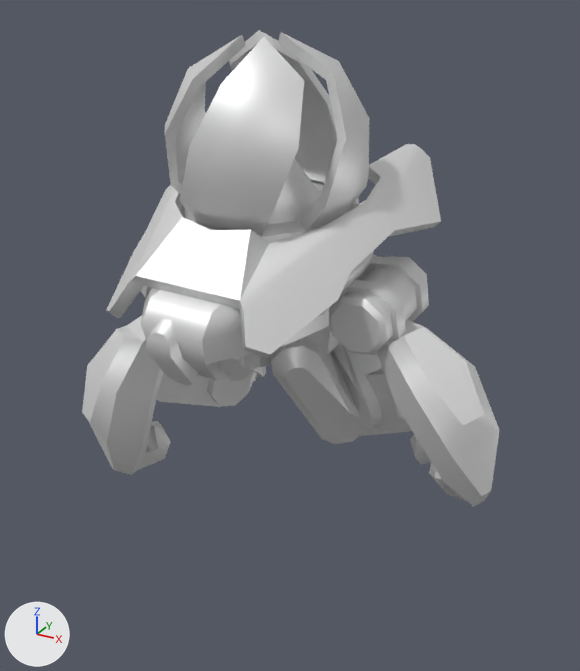
One commit to the glTF model legajamk.glb: the scene before it, then after it.
Both versions are drawn from a 50 mm lens placed at (28.1, -48.0, 32.5), pointed at (2.5, -1.6, 9.2). Every picture has the same lights, and +X, +Y and +Z are marked at lower left. The older version comes first.

The first picture shows 'Base', 'armor', 'dish1', 'dish2', 'dish3', 'dish4', 'dishbase', 'footbl', 'footbr', 'legbl', 'thighbl', 'thighbr', 'thighfl', 'thighfr' and 3 more.
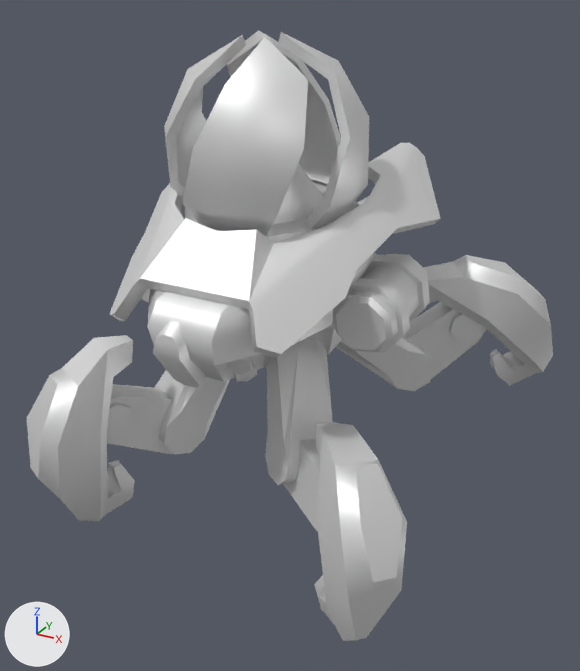
Location of each change, (x1, y1, x2, y2) in pixels of the pictures (580 x 671 px):
'armor', turned: before (106, 144, 441, 358); after (109, 143, 441, 358)
'footbl', turned: before (378, 319, 500, 507); after (423, 255, 553, 386)
'Base', turned: before (140, 198, 429, 386); after (142, 253, 430, 388)
'dish4', turned: before (180, 37, 304, 235); after (183, 37, 308, 235)
'footfl', turned (mostly hidden before): before (380, 366, 431, 464); after (307, 422, 407, 641)
'footfr', turned (not visible before): after (27, 335, 135, 521)
'footbr', turned (not visible afterwards): before (82, 316, 183, 475)
'thighfl', turned: before (270, 340, 365, 444); after (265, 340, 333, 485)
'dish1', turned: before (278, 32, 370, 230); after (278, 32, 369, 229)
'thighbl', turned: before (330, 342, 382, 430); after (336, 334, 435, 391)
'dish2', turned: before (229, 30, 338, 183); after (227, 30, 341, 184)
'dish3', turned: before (165, 35, 246, 194); after (164, 35, 246, 198)
'thighfr', turned (mostly hidden before): before (250, 366, 266, 378); after (154, 370, 230, 455)
'legbl', turned: before (365, 368, 408, 430); after (406, 302, 487, 379)
'dishbase', turned: before (184, 159, 358, 243); after (184, 163, 359, 243)
'legfr', turned (not visible before): after (107, 384, 173, 454)
'legfl', turned (mostly hidden before): before (360, 427, 405, 436); after (284, 439, 320, 531)
'thighbr', turned (not visible afterwards): before (207, 367, 260, 406)
'legbr', turned (not visible afterwards): before (156, 375, 221, 407)

Patch to the scene script:
```diff
--- a/legajamk.glb.py
+++ b/legajamk.glb.py
@@ ob_base @@
 ob_base.location = (0.87, -0.53, 11.06)
-ob_base.rotation_euler = (0.113, 0.0164, -0.0248)  # degrees (6.5, 0.9, -1.4)
+ob_base.rotation_euler = (0.114, 0.0122, 0.0248)  # degrees (6.5, 0.7, 1.4)
@@ ob_thighbl @@
 ob_thighbl.location = (3.15, 3.15, -1.89)
-ob_thighbl.rotation_euler = (0.0953, -0.11, -0.555)  # degrees (5.5, -6.3, -32)
+ob_thighbl.rotation_euler = (-0.0548, -0.129, 0.556)  # degrees (-3.1, -7.4, 32)
@@ ob_thighbr @@
 ob_thighbr.location = (-3.15, 3.15, -1.89)
-ob_thighbr.rotation_euler = (-0.046, -0.0655, 1.106)  # degrees (-2.6, -3.8, 63)
+ob_thighbr.rotation_euler = (0.0837, -0.0219, -1.104)  # degrees (4.8, -1.3, -63)
@@ ob_thighfl @@
 ob_thighfl.location = (3.15, -3.15, -1.89)
-ob_thighfl.rotation_euler = (0.26, 0.289, 0.719)  # degrees (15, 17, 41)
+ob_thighfl.rotation_euler = (-0.251, 0.294, -0.72)  # degrees (-14, 17, -41)
@@ ob_thighfr @@
 ob_thighfr.location = (-3.15, -3.15, -1.89)
-ob_thighfr.rotation_euler = (0.131, -0.012, -1.069)  # degrees (7.5, -0.7, -61)
+ob_thighfr.rotation_euler = (-0.0643, -0.0811, 1.077)  # degrees (-3.7, -4.6, 62)
```
